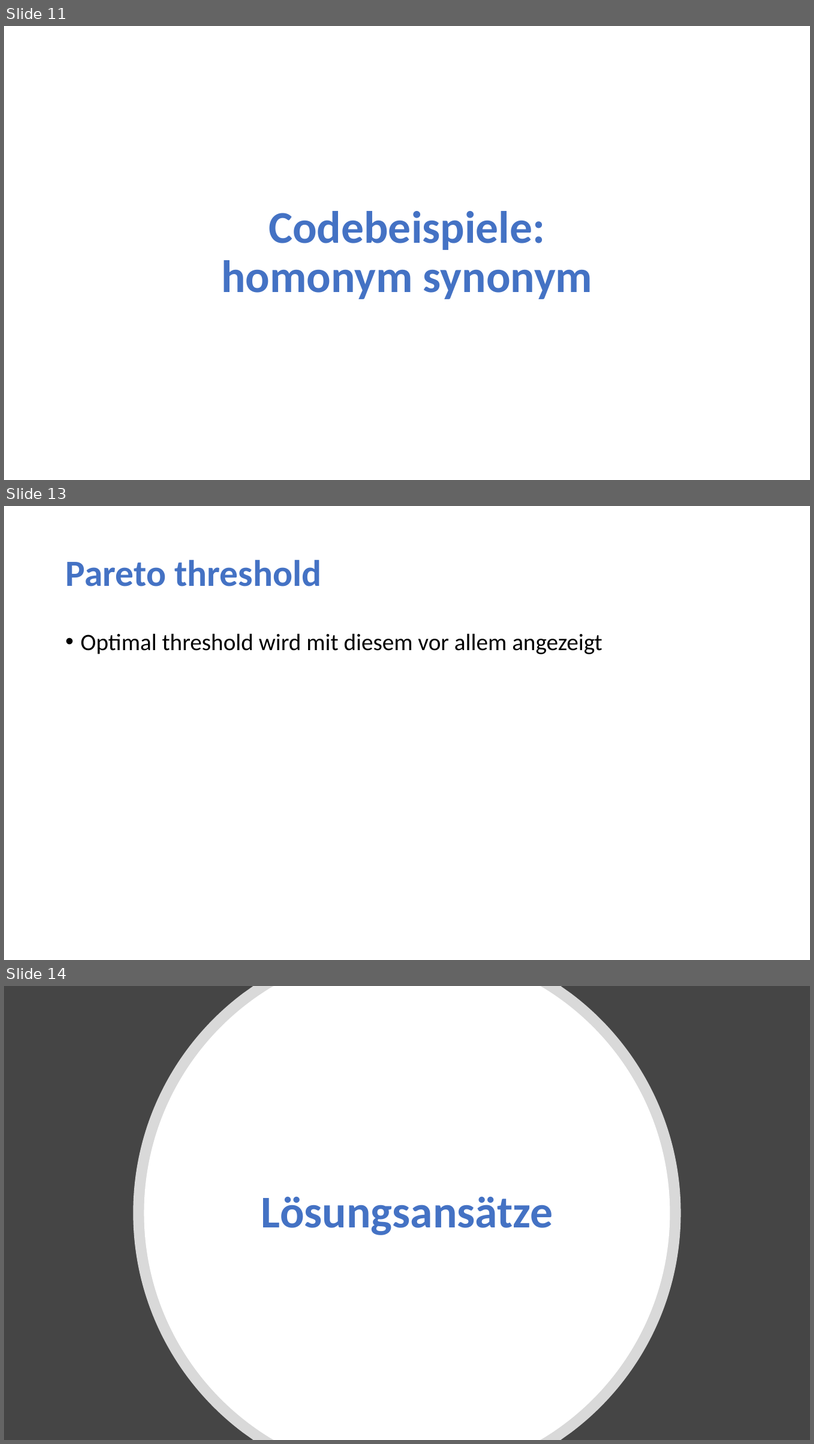
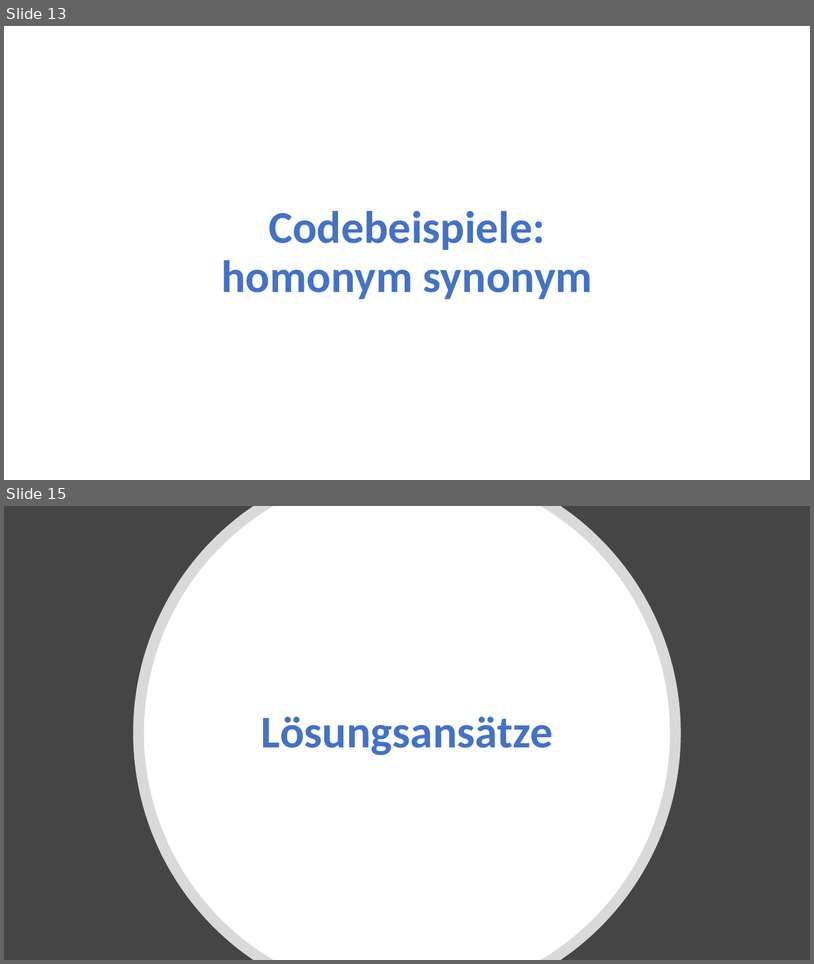
Before and after one commit to schmt5/record-linkage-getPairs, a slide deck: RLgetPairs.pptx. Shown one above the other, each under a label of ours: slides 11, 13 and 14 before the commit, slides 13 and 15 after it; the slides between them are not shown. The pictures are 814x1444 and 814x964 pixels, drawn with LibreOffice and Linux fonts; fonts in the diff are those of the drawing. Boxes give left, top, right and bottom in pixels: in the first picture for what was removed or moved away, otherwise in the second. Text is boxed around its words. In the diff, an @@ line names an element or a change of style, - is before the commit and + after.

```diff
--- a/RLgetPairs.pptx
+++ b/RLgetPairs.pptx
@@ slide 13 removed at bbox=[4, 506, 810, 960], background #FFFFFF @@
@@ title removed at bbox=[65, 559, 321, 586] @@
-Pareto threshold
@@ text removed at bbox=[81, 633, 603, 654] @@
-• Optimal threshold wird mit diesem vor allem angezeigt
@@ what was slide 11 is now slide 13 @@
@@ what was slide 14 is now slide 15 @@
```
Also in this commit, not shown: 4 slides changed, 3 slides added, 1 other file.
